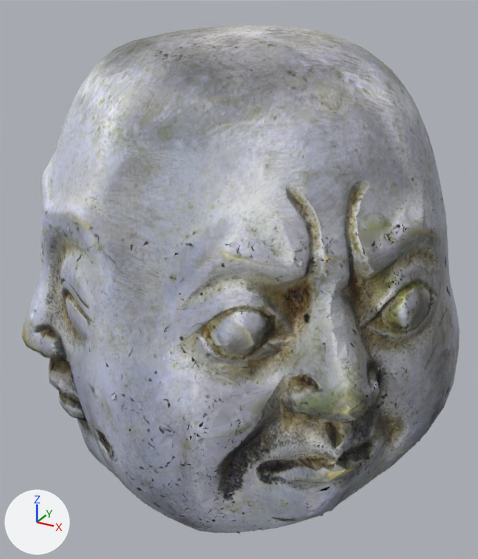
What one commit did to the glTF model assets/buddha-user-v52.glb.
Both versions are drawn from a camera (50 mm lens) standing at (0.271, -0.495, 0.466) and looking at (-0.001, -0.001, 0.219). Every picture has the same lights, and +X, +Y and +Z are marked at lower left. The older version comes first. Vertices at exactly the same position are counted once.

The scene before the commit, as lines of its bpy script (objects in view):
```python
me_object_0_001 = bpy.data.meshes.new('Object_0.001')
me_object_0_001.from_pydata(...)  # 8469 vertices, 11334 faces; spans x -0.2..0.176, y -0.193..0.193, z 0.0..0.318
me_object_0_001.materials.append(mat_material_0)  # picture img_image_0
me_object_1_001 = bpy.data.meshes.new('Object_1.001')
me_object_1_001.from_pydata(...)  # 9288 vertices, 10738 faces; spans x -0.19..0.2, y -0.193..0.189, z 0.002..0.318
me_object_1_001.materials.append(mat_material_0)  # picture img_image_0
me_object_2_001 = bpy.data.meshes.new('Object_2.001')
me_object_2_001.from_pydata(...)  # 10202 vertices, 9282 faces; spans x -0.18..0.197, y -0.193..0.188, z 0.002..0.44
me_object_2_001.materials.append(mat_material_0)  # picture img_image_0
me_object_3_001 = bpy.data.meshes.new('Object_3.001')
me_object_3_001.from_pydata(...)  # 855 vertices, 644 faces; spans x -0.1..0.174, y -0.193..-0.054, z 0.023..0.316
me_object_3_001.materials.append(mat_material_0)  # picture img_image_0
ob_object_2 = bpy.data.objects.new('Object_2', me_object_0_001)
ob_object_2.location = (0.0, 0.0, 0.0)
ob_object_3 = bpy.data.objects.new('Object_3', me_object_1_001)
ob_object_3.location = (0.0, 0.0, 0.0)
ob_object_4 = bpy.data.objects.new('Object_4', me_object_2_001)
ob_object_4.location = (0.0, 0.0, 0.0)
ob_object_5 = bpy.data.objects.new('Object_5', me_object_3_001)
ob_object_5.location = (0.0, 0.0, 0.0)
```
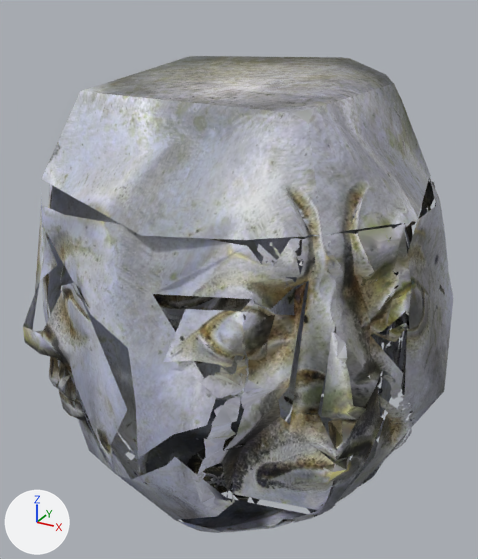
What changed in the scene script:
```text
Change me_object_0_001:
    used by ob_object_2; location = (0.0, 0.0, 0.0)
    remove me_object_0_001.from_pydata(...)  # 8469 vertices, 11334 faces; spans x -0.2..0.176, y -0.193..0.193, z 0.0..0.318
    add me_object_0_001.from_pydata(...)  # 542 vertices, 873 faces; spans x -0.191..0.172, y -0.191..0.183, z 0.004..0.317
    me_object_0_001 part 1: 5 vertices moved within x -0.123..0.161, y -0.101..-0.056, z 0.072..0.316; 7903 vertices removed from x -0.2..0.176, y -0.193..0.193, z 0.0..0.318
    other edits to the shape of me_object_0_001 do not show in these pictures
Change me_object_1_001:
    used by ob_object_3; location = (0.0, 0.0, 0.0)
    remove me_object_1_001.from_pydata(...)  # 9288 vertices, 10738 faces; spans x -0.19..0.2, y -0.193..0.189, z 0.002..0.318
    add me_object_1_001.from_pydata(...)  # 901 vertices, 1201 faces; spans x -0.189..0.196, y -0.192..0.184, z 0.003..0.317
    me_object_1_001 part 2: 138 loose pieces with 892 vertices, spanning x -0.183..0.173, y -0.181..0.101, z 0.006..0.317, are deleted
    me_object_1_001 part 3: 1 vertex moved within x 0.061, y 0.114, z 0.046; 7495 vertices removed from x -0.19..0.2, y -0.193..0.189, z 0.002..0.318
Change me_object_2_001:
    used by ob_object_4; location = (0.0, 0.0, 0.0)
    remove me_object_2_001.from_pydata(...)  # 10202 vertices, 9282 faces; spans x -0.18..0.197, y -0.193..0.188, z 0.002..0.44
    add me_object_2_001.from_pydata(...)  # 1207 vertices, 1189 faces; spans x -0.168..0.182, y -0.182..0.176, z 0.002..0.409
    me_object_2_001 part 4: 734 loose pieces with 4568 vertices, spanning x -0.18..0.197, y -0.193..0.188, z 0.003..0.315, are deleted
    me_object_2_001 part 5: 3 vertices moved within x 0.041..0.131, y 0.098..0.158, z 0.144..0.306; 4043 vertices removed from x -0.175..0.183, y -0.172..0.177, z 0.002..0.44
    me_object_2_001 part 6: 1 vertex moved within x -0.084, y -0.159, z 0.192; 384 vertices removed from x -0.1..-0.028, y -0.181..-0.128, z 0.114..0.197
Change me_object_3_001:
    used by ob_object_5; location = (0.0, 0.0, 0.0)
    remove me_object_3_001.from_pydata(...)  # 855 vertices, 644 faces; spans x -0.1..0.174, y -0.193..-0.054, z 0.023..0.316
    add me_object_3_001.from_pydata(...)  # 126 vertices, 119 faces; spans x 0.037..0.171, y -0.174..-0.057, z 0.024..0.312
    me_object_3_001 part 7: 90 loose pieces with 502 vertices, spanning x -0.1..0.174, y -0.193..-0.055, z 0.027..0.316, are deleted
    me_object_3_001 part 8: 180 vertices removed from x 0.026..0.086, y -0.177..-0.103, z 0.023..0.209
    me_object_3_001 part 9: 40 vertices removed from x 0.148..0.172, y -0.098..-0.054, z 0.12..0.206
    other edits to the shape of me_object_3_001 do not show in these pictures
```

Changed parts and their boxes [x1, y1, x2, y2] in the pictures (478 x 559 px):
'Object_4', reshaped (6% shorter): before [37, 25, 453, 533]; after [41, 56, 436, 533]
'Object_3', reshaped: before [22, 182, 460, 531]; after [23, 178, 453, 523]
'Object_2', reshaped (6% narrower): before [23, 185, 417, 533]; after [42, 184, 411, 533]
'Object_5', reshaped (43% narrower, 6% shorter): before [48, 217, 406, 534]; after [195, 235, 400, 532]
part 1 of me_object_0_001, cut back: before [23, 185, 417, 533]; after [327, 224, 411, 286]
part 2 of me_object_1_001, deleted: before [36, 182, 412, 530]
part 3 of me_object_1_001, cut back: before [22, 184, 460, 531]
part 4 of me_object_2_001, deleted: before [38, 209, 453, 527]
part 5 of me_object_2_001, cut back: before [40, 25, 443, 533]
part 6 of me_object_2_001, cut back: before [37, 352, 104, 450]
part 7 of me_object_3_001, deleted: before [48, 217, 406, 534]
part 8 of me_object_3_001, deleted: before [187, 394, 266, 533]
part 9 of me_object_3_001, deleted: before [377, 371, 402, 418]
